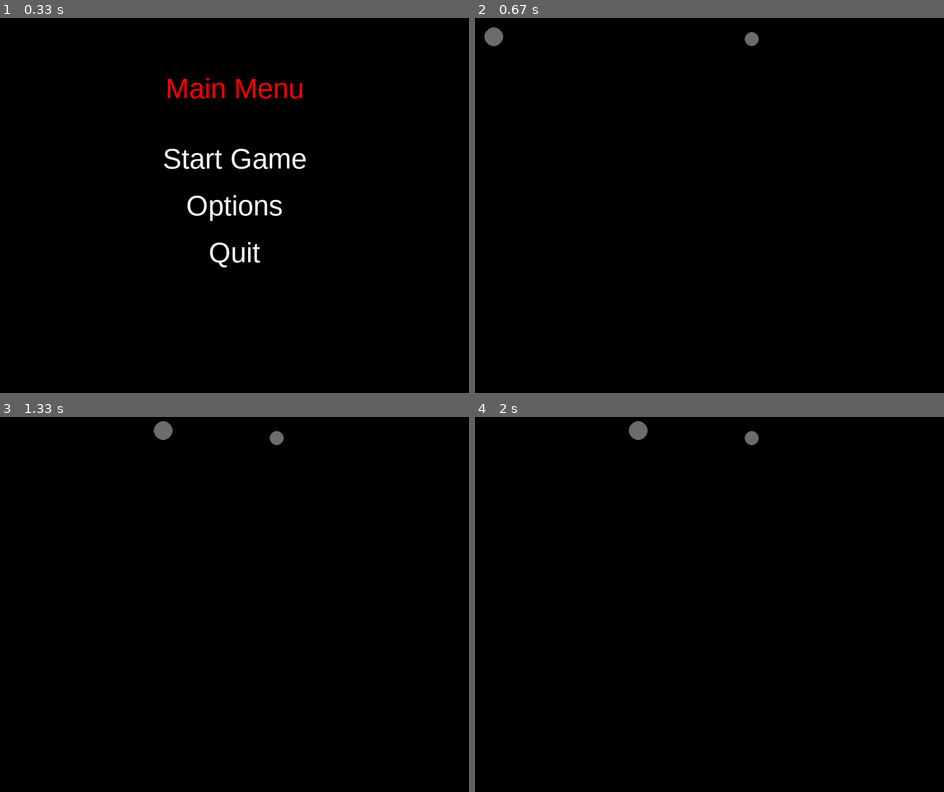
Above: before the commit, frames 1-4 (two rows, left to right).
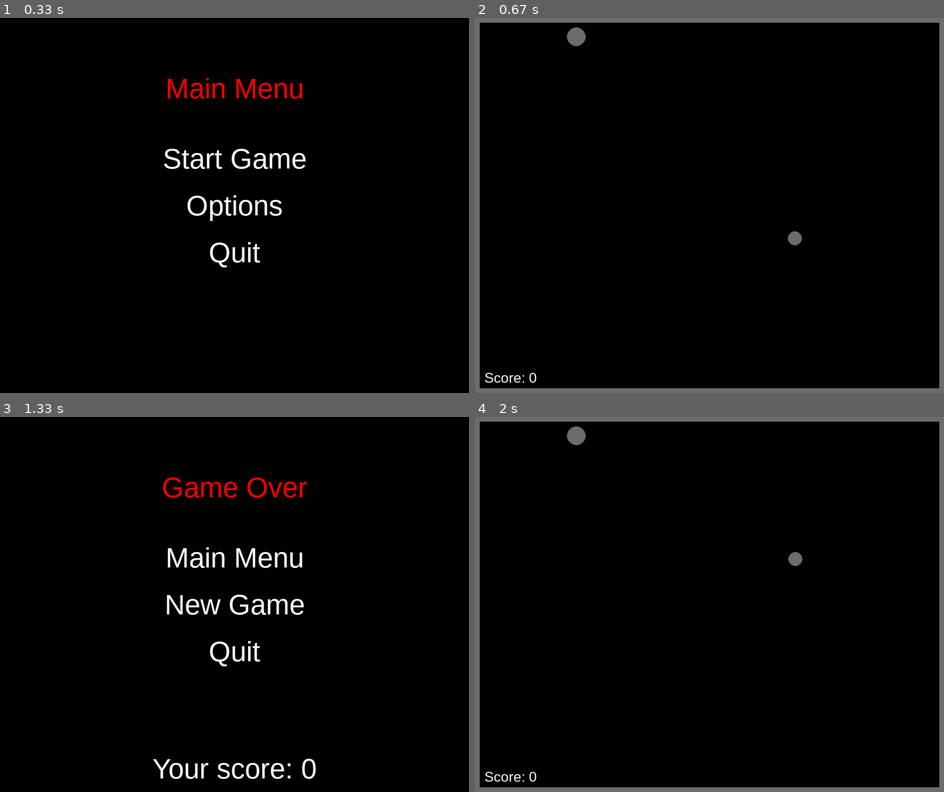
Above: after the commit, the same moments.

Repository: T6nisValk/first_pygame_project
Game: pygame game, started from app/main.py
Same seed, same stepped clock (60 frames per second), same inputs: the game is played once before the commit and once after it.
Inputs (mouse positions are in pixels of both pictures, inside the frame that each line leads up to):
- Up to frame 1 (0.33 s): no input
- Up to frame 2 (0.67 s): click "Start Game" at 0.38 s
- Up to frame 3 (1.33 s): hold D 0.67-1.13 s; move the mouse to (215, 619) at 0.7 s; hold W from 1.17 s (still down)
- Up to frame 4 (2 s): release W at 1.63 s; click (709, 604) at 1.72 s, where only the run after the commit has a clickable "New Game"

Frame 1 is identical in both runs. In frame 2, 5.1% of the frame differs, in the area x 0-100%, y 0-100%; in frame 3, 2.9%; in frame 4, 5.1%.

Commit message:
feature:gameover screen & scoring

Diff:
--- a/app/main.py
+++ b/app/main.py
@@ -20,10 +20,18 @@
         self.snake_body_size = 30
         self.snake_speed = 11
         self.segments = []
+        self.snake_direction = 0
+        self.score = 0
 
         # Food
         self.food_size = 30
         self.is_spawned = False
+
+        # Borders
+        self.top = pygame.Rect(0, 0, 1000, 10)
+        self.bottom = pygame.Rect(0, 790, 1000, 10)
+        self.left = pygame.Rect(0, 0, 10, 800)
+        self.right = pygame.Rect(990, 0, 10, 800)
 
         # State
         self.state = "menu"
@@ -32,19 +40,20 @@
         self.hover_options = False
         self.hover_quit = False
         self.hover_back = False
+        self.hover_new = False
+        self.hover_main = False
 
     def collision(self):
         if self.snake_head.colliderect(self.food):
+            self.score += 1
             self.is_spawned = False
 
     def create_food(self):
         if not self.is_spawned:
-            window_height = self.window.get_height() - self.food_size
-            window_width = self.window.get_width() - self.food_size
 
             self.food = pygame.Rect(
-                randint(30, window_width),
-                randint(30, window_height),
+                randint(100, 900 - self.food_size),
+                randint(100, 700 - self.food_size),
                 self.food_size,
                 self.food_size,
             )
@@ -52,16 +61,34 @@
 
     def move_snake(self):
         keys = pygame.key.get_pressed()
-        x_limit = self.window.get_width() - self.snake_head.width - 10
-        y_limit = self.window.get_height() - self.snake_head.height - 10
-        if keys[pygame.K_d] and self.snake_head.x < x_limit:
+        x_limit = self.window.get_width() - self.snake_head.width
+        y_limit = self.window.get_height() - self.snake_head.height
+
+        if self.snake_direction == 0:
             self.snake_head.x += self.snake_speed
-        elif keys[pygame.K_a] and self.snake_head.x > 10:
+            if self.snake_head.x > x_limit:
+                self.state = "gameover"
+        elif self.snake_direction == 90:
+            self.snake_head.y += self.snake_speed
+            if self.snake_head.y > y_limit:
+                self.state = "gameover"
+        elif self.snake_direction == 180:
             self.snake_head.x -= self.snake_speed
-        elif keys[pygame.K_w] and self.snake_head.y > 10:
+            if self.snake_head.x < 0:
+                self.state = "gameover"
+        elif self.snake_direction == 270:
             self.snake_head.y -= self.snake_speed
-        elif keys[pygame.K_s] and self.snake_head.y < y_limit:
-            self.snake_head.y += self.snake_speed
+            if self.snake_head.y < 0:
+                self.state = "gameover"
+
+        if keys[pygame.K_d] and self.snake_direction != 180:
+            self.snake_direction = 0
+        elif keys[pygame.K_a] and self.snake_direction != 0:
+            self.snake_direction = 180
+        elif keys[pygame.K_w] and self.snake_direction != 90:
+            self.snake_direction = 270
+        elif keys[pygame.K_s] and self.snake_direction != 270:
+            self.snake_direction = 90
 
     def draw_window(self):
         # Draw background
@@ -73,6 +100,18 @@
         # Draw food
         self.create_food()
         pygame.draw.rect(self.window, (111, 111, 111), self.food, border_radius=30)
+
+        # Score text
+        font = pygame.font.SysFont("Arial", 30)
+
+        score_text = font.render(f"Score: {self.score}", True, (255, 255, 255))
+        self.window.blit(score_text, (20, 750))
+
+        # Draw Borders
+        pygame.draw.rect(self.window, (111, 111, 111), self.top)
+        pygame.draw.rect(self.window, (111, 111, 111), self.bottom)
+        pygame.draw.rect(self.window, (111, 111, 111), self.left)
+        pygame.draw.rect(self.window, (111, 111, 111), self.right)
 
         # Update and fps
         self.clock.tick(self.fps)
@@ -87,6 +126,16 @@
             if event.type == pygame.KEYDOWN:
                 if event.key == pygame.K_ESCAPE:
                     self.state = "menu"
+
+    def start_game(self):
+        # Draw objects
+        self.draw_window()
+
+        # Snake
+        self.move_snake()
+
+        # Check collision
+        self.collision()
 
     def run_game(self):
         while self.run:
@@ -100,14 +149,76 @@
             elif self.state == "options":
                 self.options_menu()
             elif self.state == "start":
-                # Draw objects
-                self.draw_window()
-
-                # Snake
-                self.move_snake()
-
-                # Check collision
-                self.collision()
+                self.start_game()
+            elif self.state == "gameover":
+                self.gameover_menu()
+
+    def gameover_menu(self):
+        # Reset game
+        self.reset_game()
+        # Draw game over menu
+        self.window.fill((0, 0, 0))
+        font = pygame.font.SysFont("Arial", 60)
+
+        score_text = font.render(f"Your score: {self.score}", True, (255, 255, 255))
+        gameover_text = font.render("Game Over", True, (255, 0, 0))
+        if not self.hover_new:
+            new_game_text = font.render("New Game", True, (255, 255, 255))
+        else:
+            new_game_text = font.render("New Game", True, (255, 255, 111))
+        if not self.hover_main:
+            main_menu_text = font.render("Main Menu", True, (255, 255, 255))
+        else:
+            main_menu_text = font.render("Main Menu", True, (255, 255, 111))
+        if not self.hover_quit:
+            quit_text = font.render("Quit", True, (255, 255, 255))
+        else:
+            quit_text = font.render("Quit", True, (255, 255, 111))
+
+        score_rect = score_text.get_rect(center=(500, 750))
+        gameover_rect = gameover_text.get_rect(center=(500, 150))
+        main_menu_rect = main_menu_text.get_rect(center=(500, 300))
+        new_game_rect = new_game_text.get_rect(center=(500, 400))
+        quit_rect = quit_text.get_rect(center=(500, 500))
+
+        self.window.blit(score_text, score_rect)
+        self.window.blit(gameover_text, gameover_rect)
+        self.window.blit(main_menu_text, main_menu_rect)
+        self.window.blit(new_game_text, new_game_rect)
+        self.window.blit(quit_text, quit_rect)
+
+        pygame.display.update()
+        mouse_pos = pygame.mouse.get_pos()
+
+        if new_game_rect.collidepoint(mouse_pos):
+            self.hover_new = True
+        else:
+            self.hover_new = False
+        if quit_rect.collidepoint(mouse_pos):
+            self.hover_quit = True
+        else:
+            self.hover_quit = False
+        if main_menu_rect.collidepoint(mouse_pos):
+            self.hover_main = True
+        else:
+            self.hover_main = False
+
+        for event in pygame.event.get():
+            if event.type == pygame.MOUSEBUTTONDOWN:
+
+                if new_game_rect.collidepoint(mouse_pos):
+                    self.score = 0
+                    self.state = "start"
+                elif main_menu_rect.collidepoint(mouse_pos):
+                    self.score = 0
+                    self.state = "menu"
+                elif quit_rect.collidepoint(mouse_pos):
+                    pygame.quit()
+                    sys.exit()
+
+            elif event.type == pygame.QUIT:
+                self.run = False
+                sys.exit()
 
     def main_menu(self):
         self.window.fill((0, 0, 0))
@@ -202,6 +313,11 @@
                 self.run = False
                 sys.exit()
 
+    def reset_game(self):
+        self.snake_head = pygame.Rect(20, 20, 40, 40)
+        self.snake_direction = 0
+        self.is_spawned = False
+
 
 if __name__ == "__main__":
     game = Platformer()
